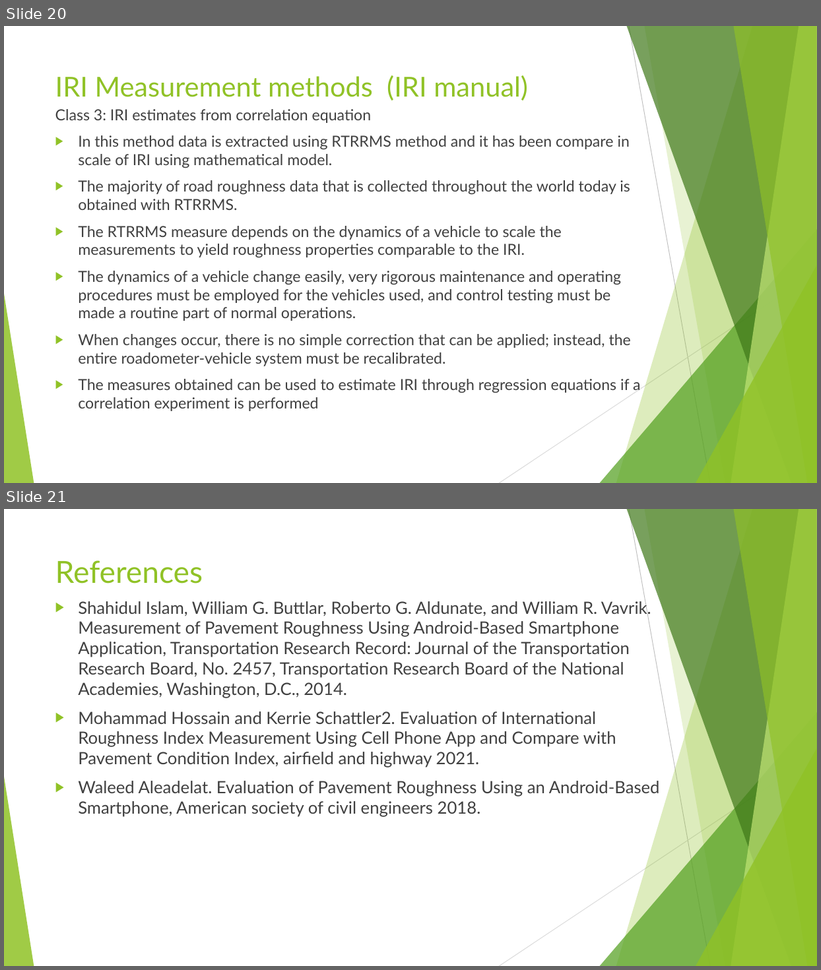
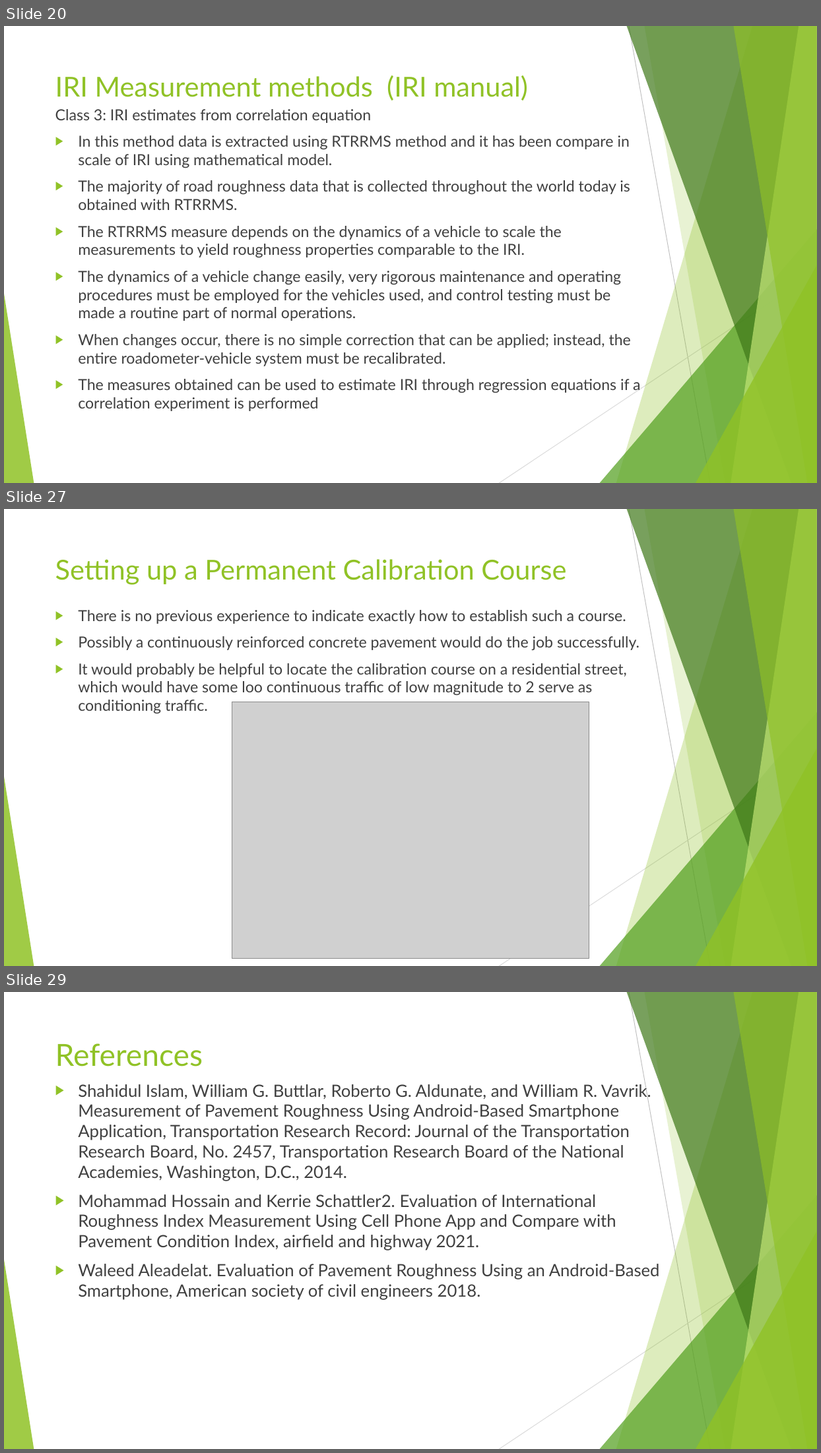
Before and after one commit to pranavbaradkar/IRI_determination, a slide deck: Report/Roughness measurement using smartphone application_01.pptx. Shown one above the other, each under a label of ours: slides 20 and 21 before the commit, slides 20, 27 and 29 after it; the slides between them are not shown. The pictures are 821x970 and 821x1453 pixels, drawn with LibreOffice and Linux fonts; fonts in the diff are those of the drawing; grey boxes stand for pictures. Boxes give left, top, right and bottom in pixels: in the first picture for what was removed or moved away, otherwise in the second. Text is boxed around its words. In the diff, an @@ line names an element or a change of style, - is before the commit and + after.

```diff
--- a/Report/Roughness measurement using smartphone application_01.pptx
+++ b/Report/Roughness measurement using smartphone application_01.pptx
@@ slide 27 added at [4, 509, 817, 966], background #FFFFFF; not listed: 10 template elements that a slide beside it also shows @@
@@ title added at [55, 559, 566, 585], 32.4 pt, text #90C226 @@
+Setting up a Permanent Calibration Course
@@ text added at [78, 610, 640, 714], 18 pt, text #404040 @@
+▶ There is no previous experience to indicate exactly how to establish such a course.
+▶ Possibly a continuously reinforced concrete pavement would do the job successfully.
+▶ It would probably be helpful to locate the calibration course on a residential street, which would have some loo continuous traffic of low magnitude to 2 serve as conditioning traffic.
@@ picture added at [232, 702, 589, 958] @@
@@ what was slide 21 is now slide 29 @@
```
Also in this commit, not shown: 7 other slides added, 15 other files.
